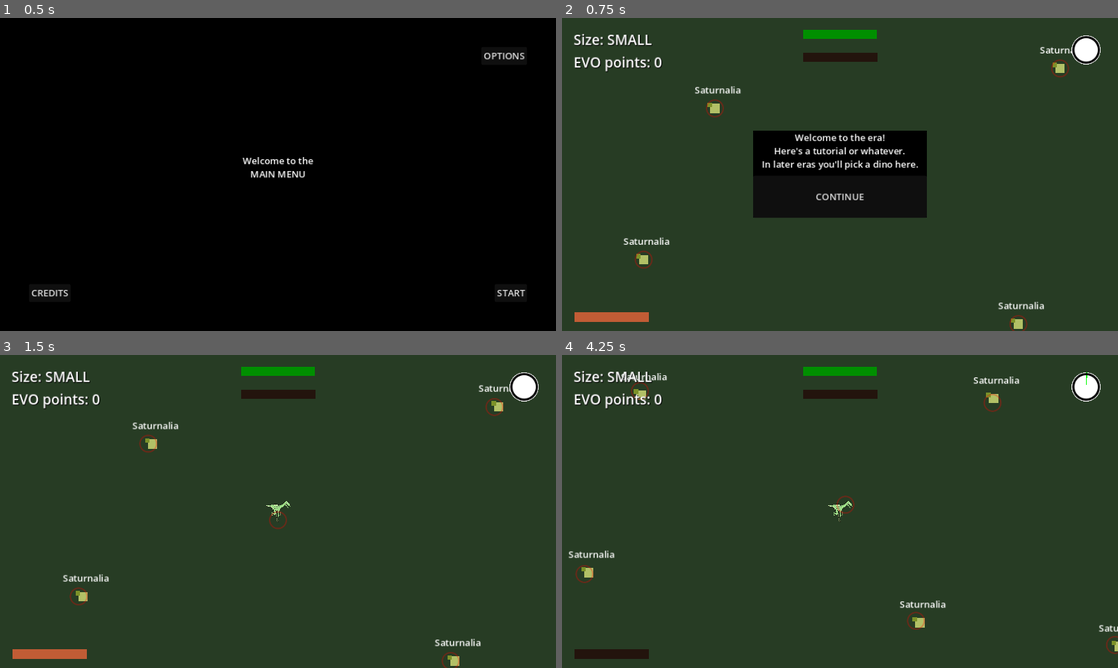
Above: before the commit, frames 1-4 (two rows, left to right).
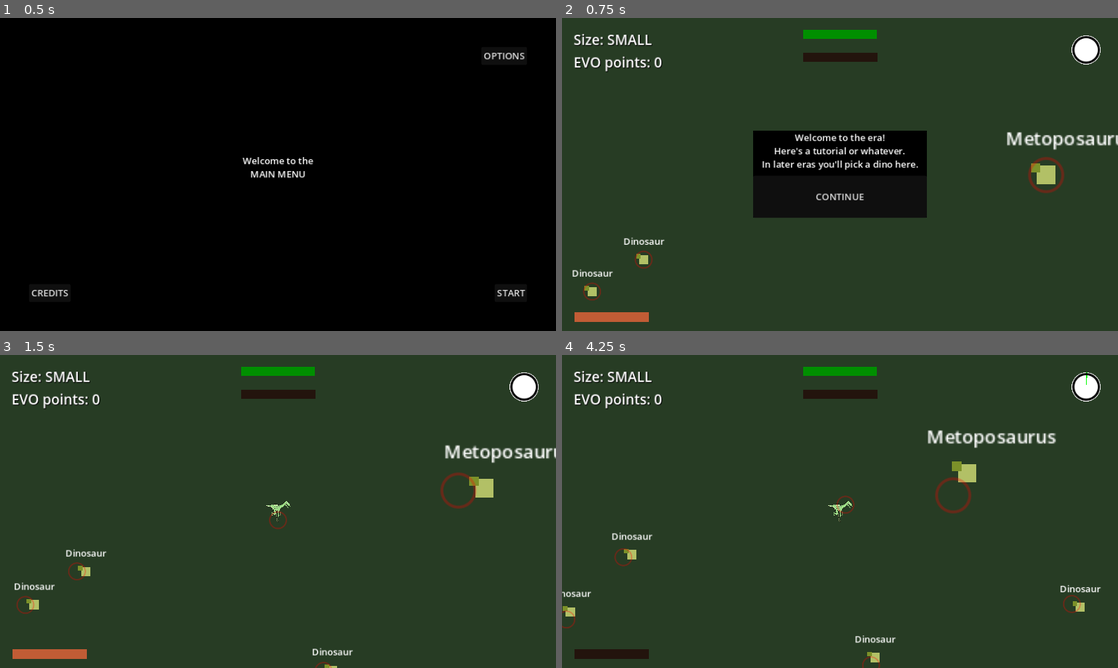
Above: after the commit, the same moments.

Repository: Enneagon/GodotGameJam2024
Game: Godot game, scene res://Scenes/main_menu.tscn
Same seed, same stepped clock (60 frames per second), same inputs: the game is played once before the commit and once after it.
Inputs (mouse positions are in pixels of both pictures, inside the frame that each line leads up to):
- Up to frame 1 (0.5 s): no input
- Up to frame 2 (0.75 s): click "START" at 0.5 s
- Up to frame 3 (1.5 s): click "CONTINUE" at 1.25 s
- Up to frame 4 (4.25 s): move the mouse to (962, 495) at 2.02 s; hold D (move_right) 2.03-2.78 s; hold Shift (sprint) 2.03-2.78 s; move the mouse to (728, 527) at 2.77 s; hold Down (move_down) 2.78-3.53 s; tap Shift (sprint) at 2.85 s; move the mouse to (895, 442) at 3.52 s; hold D (move_right) from 3.53 s (still down); hold Shift (sprint) from 3.53 s (still down)

Frame 1 is identical in both runs. In frame 2, 1.9% of the frame differs, in the area x 1-100%, y 9-100%; in frame 3, 2.3%; in frame 4, 2.7%, in the area x 0-100%, y 5-100%.

Commit message:
Dino Manager

Diff:
--- a/Scenes/Enemy_Dinosaurs/saturnalia.tscn
+++ b/Scenes/Enemy_Dinosaurs/saturnalia.tscn
@@ -3,9 +3,3 @@
 [ext_resource type="PackedScene" uid="uid://plj4leebtrr4" path="res://Scenes/enemy.tscn" id="1_dfm4k"]
 
 [node name="Saturnalia" instance=ExtResource("1_dfm4k")]
-enemyName = "a Saturnalia Tupiniquim"
-enemyNameShort = "Saturnalia"
-enemySpeed = 7.0
-enemyHPMax = 4.0
-enemyAttackCooldown = 0.5
-enemyRangeMultiplier = 0.5
--- /dev/null
+++ b/Scenes/dino_manager.tscn
@@ -0,0 +1,12 @@
+[gd_scene load_steps=2 format=3 uid="uid://d1lgkvlmjs2bh"]
+
+[ext_resource type="Script" path="res://Scripts/dino_manager.gd" id="1_8dxss"]
+
+[node name="DinoManager" type="Node"]
+script = ExtResource("1_8dxss")
+
+[node name="Timer" type="Timer" parent="."]
+wait_time = 5.0
+autostart = true
+
+[connection signal="timeout" from="Timer" to="." method="_on_timer_timeout"]
--- a/Scenes/game.tscn
+++ b/Scenes/game.tscn
@@ -1,8 +1,9 @@
-[gd_scene load_steps=10 format=3 uid="uid://bxw7a3fris1fd"]
+[gd_scene load_steps=11 format=3 uid="uid://bxw7a3fris1fd"]
 
 [ext_resource type="Script" path="res://Scripts/game.gd" id="1_q7jfv"]
 [ext_resource type="PackedScene" uid="uid://d12deejt4i0m5" path="res://Scenes/player.tscn" id="2_2ia3h"]
 [ext_resource type="Texture2D" uid="uid://b6tycf78aesam" path="res://Assets/Visuals/PlaceHolderBackground2.png" id="2_tejnb"]
+[ext_resource type="PackedScene" uid="uid://d1lgkvlmjs2bh" path="res://Scenes/dino_manager.tscn" id="4_ucwrc"]
 [ext_resource type="PackedScene" uid="uid://43qtxbxxkx4x" path="res://Scenes/Enemy_Dinosaurs/saturnalia.tscn" id="4_ues5i"]
 [ext_resource type="PackedScene" uid="uid://cybrv387nfyjp" path="res://Scenes/Enemy_Dinosaurs/metoposaurus.tscn" id="5_5vlw6"]
 [ext_resource type="PackedScene" uid="uid://c0605gi3euibn" path="res://Scenes/gameplay_interface.tscn" id="5_8u87p"]
@@ -45,58 +46,39 @@
 
 [node name="Player" parent="." instance=ExtResource("2_2ia3h")]
 
-[node name="Enemies" type="Node" parent="."]
+[node name="DinoManager" parent="." instance=ExtResource("4_ucwrc")]
+worldWidth = 2880
+worldHeight = 1660
+smallDinosAvailable = Array[PackedScene]([ExtResource("4_ues5i")])
+mediumDinosAvailable = Array[PackedScene]([ExtResource("5_5vlw6")])
+largeDinosAvailable = Array[PackedScene]([ExtResource("6_pjwoj")])
+smallDinosMin = 10
+mediumDinosMin = 5
+largeDinosMin = 2
 
-[node name="Saturnalia" parent="Enemies" instance=ExtResource("4_ues5i")]
+[node name="Saturnalia" parent="DinoManager" instance=ExtResource("4_ues5i")]
 position = Vector2(-339, 147)
 
-[node name="Saturnalia2" parent="Enemies" instance=ExtResource("4_ues5i")]
+[node name="Saturnalia2" parent="DinoManager" instance=ExtResource("4_ues5i")]
 position = Vector2(-600, -341)
 
-[node name="Saturnalia3" parent="Enemies" instance=ExtResource("4_ues5i")]
+[node name="Saturnalia3" parent="DinoManager" instance=ExtResource("4_ues5i")]
 position = Vector2(-150, -470)
 
-[node name="Saturnalia4" parent="Enemies" instance=ExtResource("4_ues5i")]
+[node name="Saturnalia4" parent="DinoManager" instance=ExtResource("4_ues5i")]
 position = Vector2(-1082, 462)
 
-[node name="Saturnalia5" parent="Enemies" instance=ExtResource("4_ues5i")]
+[node name="Saturnalia5" parent="DinoManager" instance=ExtResource("4_ues5i")]
 position = Vector2(653, 294)
 
-[node name="Saturnalia6" parent="Enemies" instance=ExtResource("4_ues5i")]
-position = Vector2(-216, -114)
-
-[node name="Saturnalia7" parent="Enemies" instance=ExtResource("4_ues5i")]
-position = Vector2(380, -183)
-
-[node name="Saturnalia8" parent="Enemies" instance=ExtResource("4_ues5i")]
-position = Vector2(308, 258)
-
-[node name="Saturnalia9" parent="Enemies" instance=ExtResource("4_ues5i")]
-position = Vector2(-234, 429)
-
-[node name="Saturnalia10" parent="Enemies" instance=ExtResource("4_ues5i")]
-position = Vector2(758, -503)
-
-[node name="Metoposaurus" parent="Enemies" instance=ExtResource("5_5vlw6")]
+[node name="Metoposaurus" parent="DinoManager" instance=ExtResource("5_5vlw6")]
 position = Vector2(-746, 327)
 
-[node name="Metoposaurus2" parent="Enemies" instance=ExtResource("5_5vlw6")]
+[node name="Metoposaurus2" parent="DinoManager" instance=ExtResource("5_5vlw6")]
 position = Vector2(150, 575)
 
-[node name="Metoposaurus3" parent="Enemies" instance=ExtResource("5_5vlw6")]
-position = Vector2(836, -129)
-
-[node name="Metoposaurus4" parent="Enemies" instance=ExtResource("5_5vlw6")]
-position = Vector2(-1166, 117)
-
-[node name="Metoposaurus5" parent="Enemies" instance=ExtResource("5_5vlw6")]
-position = Vector2(225, -450)
-
-[node name="Saurosuchus" parent="Enemies" instance=ExtResource("6_pjwoj")]
+[node name="Saurosuchus" parent="DinoManager" instance=ExtResource("6_pjwoj")]
 position = Vector2(1040, 488)
-
-[node name="Saurosuchus2" parent="Enemies" instance=ExtResource("6_pjwoj")]
-position = Vector2(-1049, -497)
 
 [node name="CanvasLayer" type="CanvasLayer" parent="."]
 
--- /dev/null
+++ b/Scripts/dino_manager.gd
@@ -0,0 +1,81 @@
+extends Node
+
+@export var worldWidth = 1.0
+@export var worldHeight = 1.0
+
+@export var smallDinosAvailable: Array[PackedScene]
+@export var mediumDinosAvailable: Array[PackedScene]
+@export var largeDinosAvailable: Array[PackedScene]
+@export var gargantuanDinosAvailable: Array[PackedScene]
+
+var smallDinosAlive = []
+var mediumDinosAlive = []
+var largeDinosAlive = []
+var gargantuanDinosAlive = []
+
+@export var smallDinosMin = 0
+@export var mediumDinosMin = 0
+@export var largeDinosMin = 0
+@export var gargantuanDinosMin = 0
+
+func _ready():
+	for dino in get_children():
+		if dino == $Timer:
+			continue
+		if dino.dinoSize == 1:
+			smallDinosAlive.append(dino)
+		elif dino.dinoSize == 2:
+			mediumDinosAlive.append(dino)
+		elif dino.dinoSize == 3:
+			largeDinosAlive.append(dino)
+		elif dino.dinoSize == 4:
+			gargantuanDinosAlive.append(dino)
+	createDinos()
+
+func createDinos():
+	while smallDinosAlive.size() < smallDinosMin:
+		if smallDinosAvailable.is_empty():
+			break
+		var newSmallDino = smallDinosAvailable.pick_random().instantiate()
+		placeDino(newSmallDino)
+		smallDinosAlive.append(newSmallDino)
+	while mediumDinosAlive.size() < mediumDinosMin:
+		if mediumDinosAvailable.is_empty():
+			break
+		var newMediumDino = mediumDinosAvailable.pick_random().instantiate()
+		placeDino(newMediumDino)
+		mediumDinosAlive.append(newMediumDino)
+	while largeDinosAlive.size() < largeDinosMin:
+		if largeDinosAvailable.is_empty():
+			break
+		var newLargeDino = largeDinosAvailable.pick_random().instantiate()
+		placeDino(newLargeDino)
+		largeDinosAlive.append(newLargeDino)
+	while gargantuanDinosAlive.size() < gargantuanDinosMin:
+		if gargantuanDinosAvailable.is_empty():
+			break
+		var newGargantuanDino = smallDinosAvailable.pick_random().instantiate()
+		placeDino(newGargantuanDino)
+		gargantuanDinosAlive.append(newGargantuanDino)
+
+func placeDino(dino):
+	add_child(dino)
+	dino.position = Vector2(randi_range(-worldWidth/2, worldWidth/2), randi_range(-worldHeight/2, worldHeight/2))
+
+func clearNullReferences():
+	for dino in smallDinosAlive:
+		if dino == null:
+			smallDinosAlive.erase(dino)
+	for dino in mediumDinosAlive:
+		if dino == null:
+			mediumDinosAlive.erase(dino)
+	for dino in largeDinosAlive:
+		if dino == null:
+			largeDinosAlive.erase(dino)
+	for dino in gargantuanDinosAlive:
+		if dino == null:
+			gargantuanDinosAlive.erase(dino)
+
+func _on_timer_timeout():
+	clearNullReferences()
+	createDinos()
--- a/Scripts/enemy.gd
+++ b/Scripts/enemy.gd
@@ -136,6 +136,7 @@
 	for i in range(numFood):
 		var food = FOOD.instantiate()
 		food.position = position
+		get_tree().process_frame
 		get_tree().root.add_child(food)
 
 		# Set the food's velocity to make it fly off in a direction.
